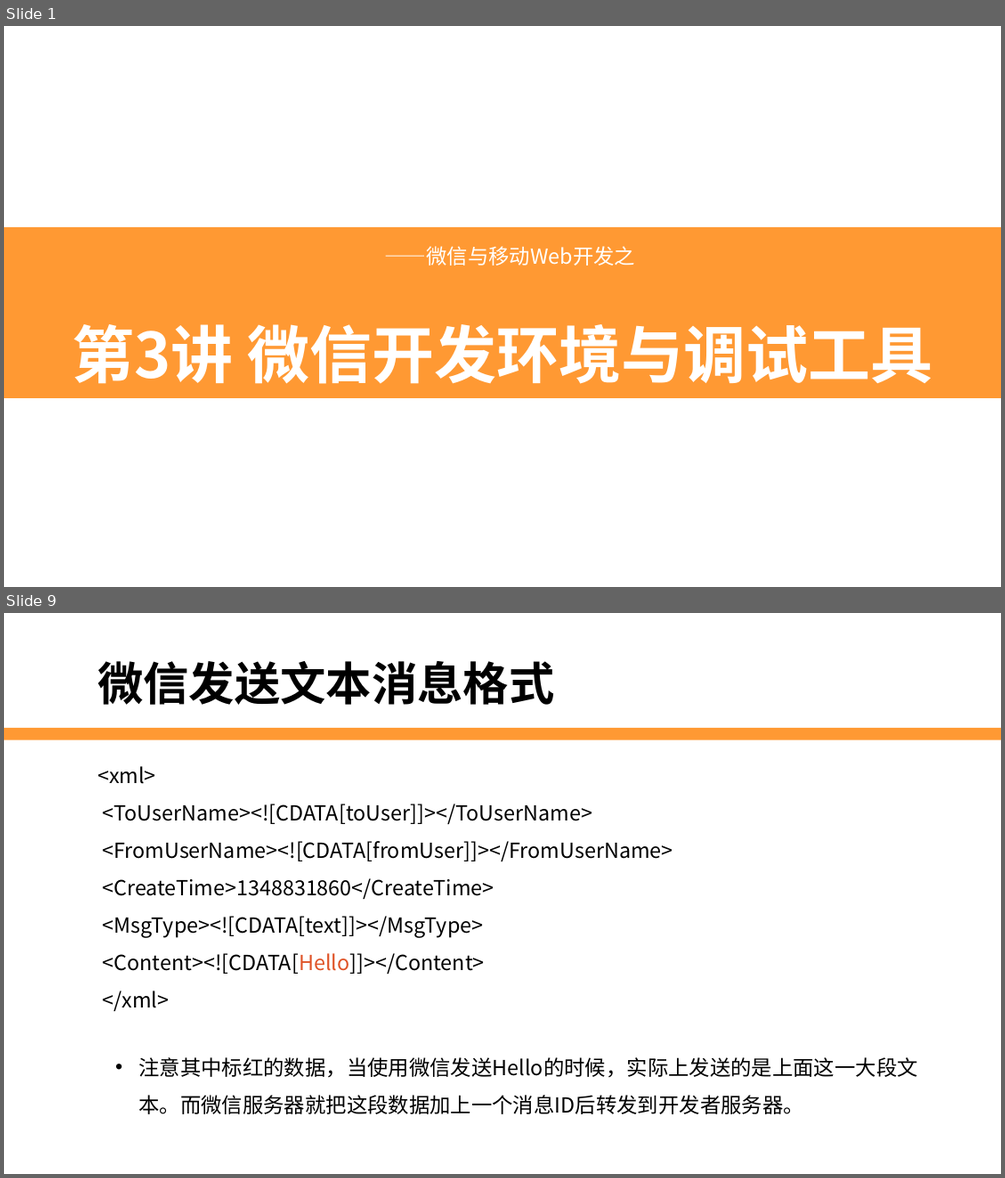
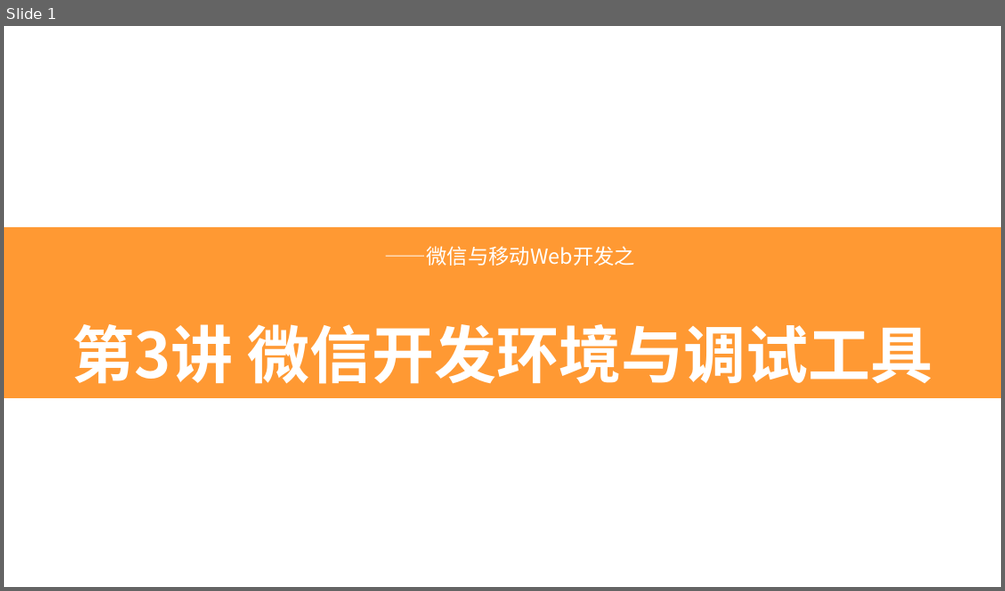
Before and after one commit to edu2act/2017-2018_1st_Wechat_Web_Programming, a slide deck: 第3讲 微信开发环境与调试工具.pptx. Shown one above the other, each under a label of ours: slides 1 and 9 before the commit, slide 1 after it; the slides between them are not shown. The pictures are 1005x1178 and 1005x591 pixels, drawn with LibreOffice and Linux fonts; fonts in the diff are those of the drawing; background and template pictures are left out. Boxes give left, top, right and bottom in pixels: in the first picture for what was removed or moved away, otherwise in the second. Text is boxed around its words. In the diff, an @@ line names an element or a change of style, - is before the commit and + after.

```diff
--- a/第3讲 微信开发环境与调试工具.pptx
+++ b/第3讲 微信开发环境与调试工具.pptx
@@ slide 9 removed at <box>4,613,1001,1174</box>, background #FFFFFF @@
@@ text removed at <box>97,661,554,705</box> @@
-微信发送文本消息格式
@@ rectangle removed at <box>4,728,1001,740</box> @@
@@ text removed at <box>97,766,672,1011</box> @@
-<xml>
-<ToUserName><![CDATA[toUser]]></ToUserName>
-<FromUserName><![CDATA[fromUser]]></FromUserName>
-<CreateTime>1348831860</CreateTime>
-<MsgType><![CDATA[text]]></MsgType>
-<Content><![CDATA[Hello]]></Content>
-</xml>
@@ text removed at <box>138,1057,917,1114</box> @@
-• 注意其中标红的数据，当使用微信发送Hello的时候，实际上发送的是上面这一大段文本。而微信服务器就把这段数据加上一个消息ID后转发到开发者服务器。
```
Also in this commit, not shown: 32 slides changed, 7 other files.
